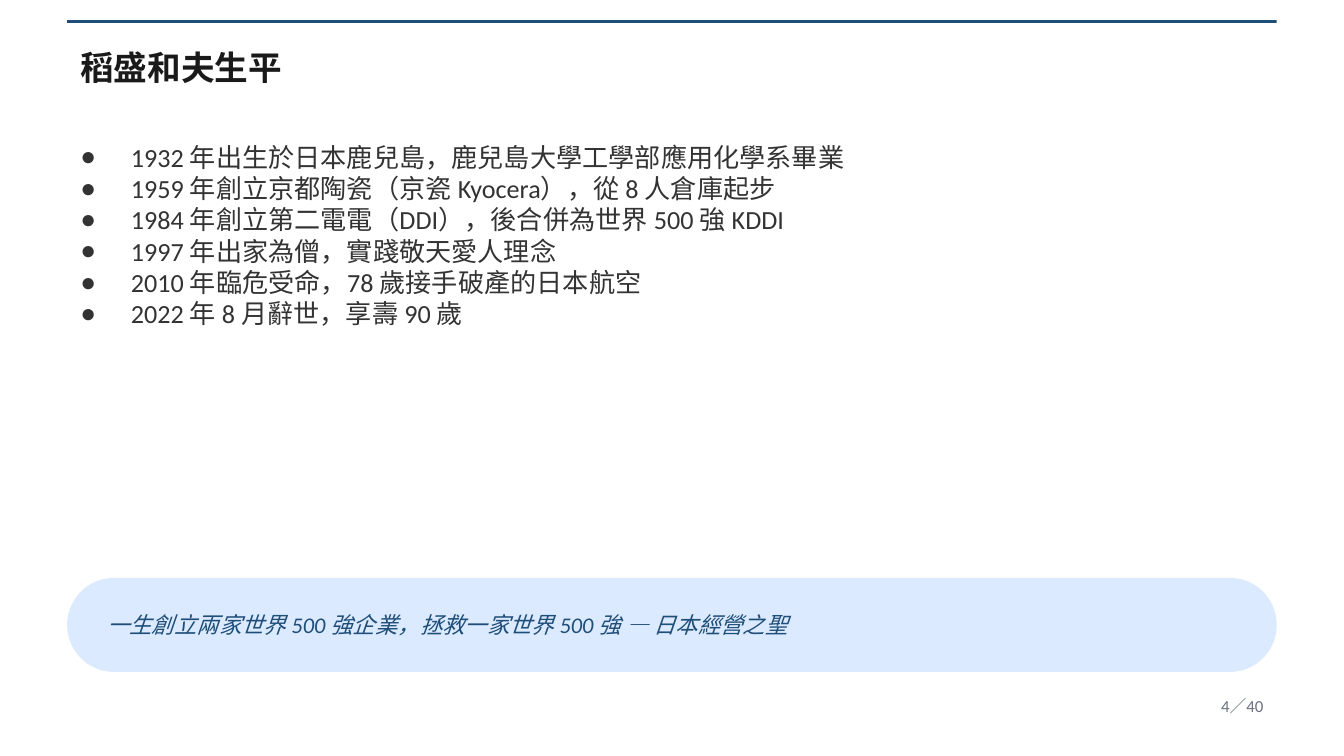
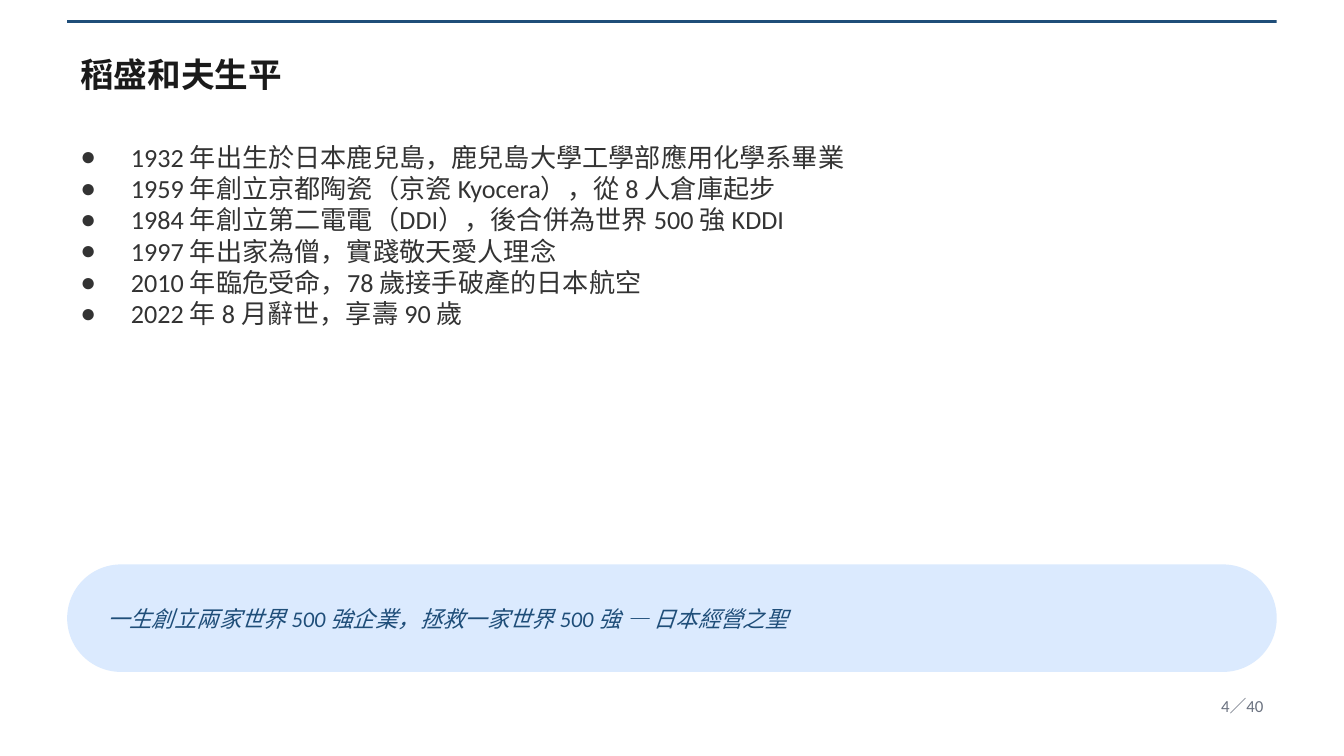
Before and after one commit to Lingo1516/Lingo1516.github.io, a slide deck: slide 4 of 阿米巴經營_40頁完整講義.pptx. Drawn at 1344x756 pixels with LibreOffice and Linux fonts; fonts in the diff are those of the drawing. Boxes give left, top, right and bottom in pixels: in the first picture for what was removed or moved away, otherwise in the second. Text is boxed around its words. In the diff, an @@ line names an element or a change of style, - is before the commit and + after.

```diff
--- a/阿米巴經營_40頁完整講義.pptx
+++ b/阿米巴經營_40頁完整講義.pptx
@@ text "稻盛和夫生平": place and size @@
-text "稻盛和夫生平" at (80, 51, 282, 83)
+text "稻盛和夫生平" at (80, 58, 282, 90)
@@ rounded rectangle: place and size @@
-rounded rectangle at (67, 578, 1277, 672)
+rounded rectangle at (67, 564, 1277, 672)
@@ rounded rectangle at (67, 564, 1277, 672): proportions changed @@
@@ text "一生創立兩家世界 500 強企業，拯救一家世界 500 強 ...": place and size @@
-text "一生創立兩家世界 500 強企業，拯救一家世界 500 強 ..." at (107, 614, 787, 635)
+text "一生創立兩家世界 500 強企業，拯救一家世界 500 強 ..." at (107, 608, 787, 629)
```
Also in this commit, not shown: 36 other slides changed.
